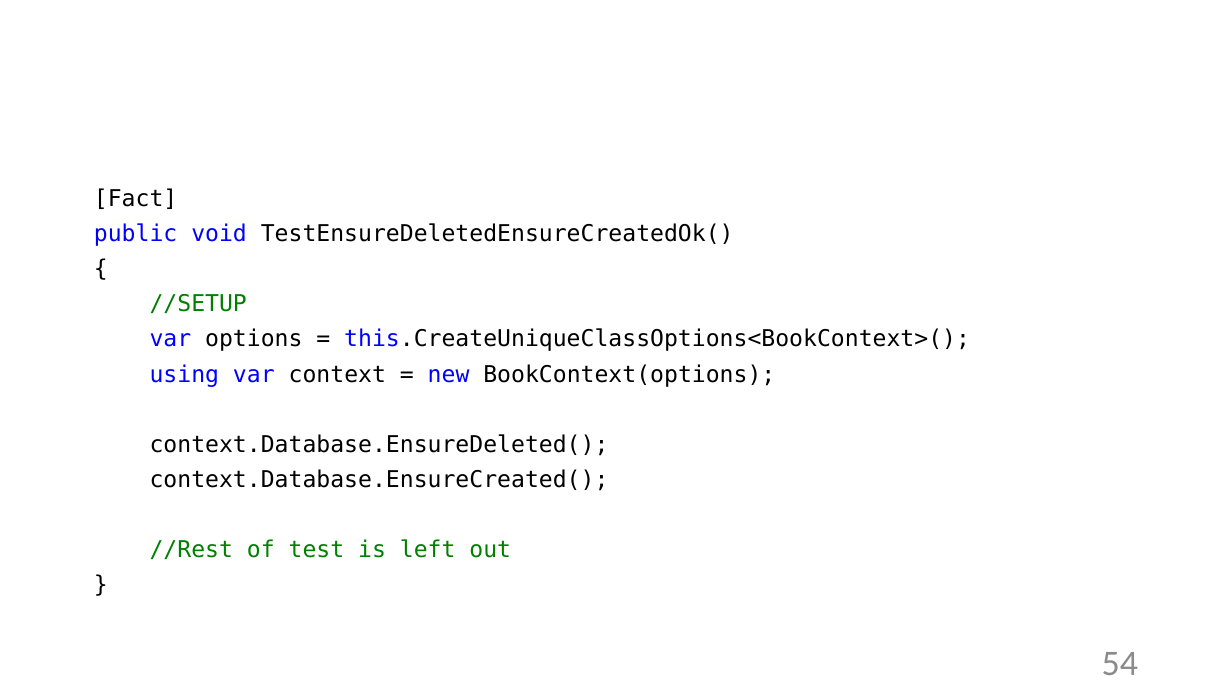
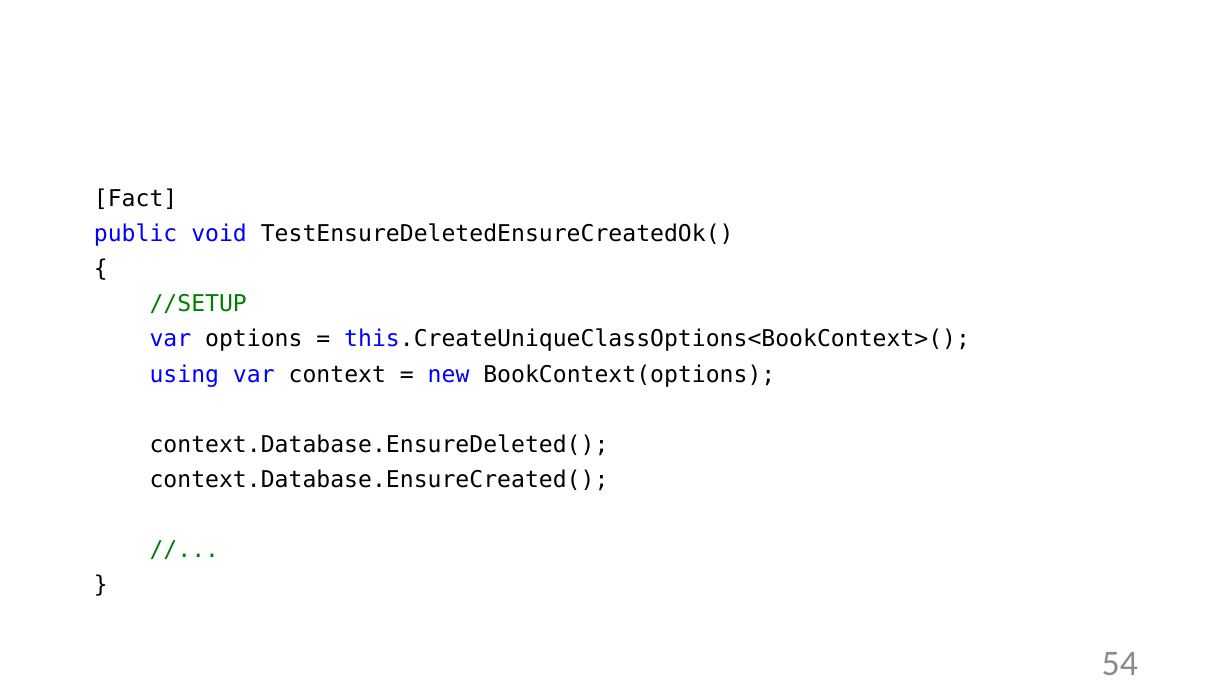
Before and after one commit to Sa1Gur/DbTest.Containers, a slide deck: slide 54 of DbaseTesting.pptx. Drawn at 1232x693 pixels with LibreOffice and Linux fonts; fonts in the diff are those of the drawing; background and template pictures are left out. Boxes give left, top, right and bottom in pixels: in the first picture for what was removed or moved away, otherwise in the second. Text is boxed around its words. In the diff, an @@ line names an element or a change of style, - is before the commit and + after.

```diff
--- a/DbaseTesting.pptx
+++ b/DbaseTesting.pptx
@@ text at [150, 539, 511, 559]: text changed @@
-//Rest of test is left out
+//...
```
Also in this commit, not shown: 10 other slides changed, 1 slide added, 1 slide removed, 4 other files.
